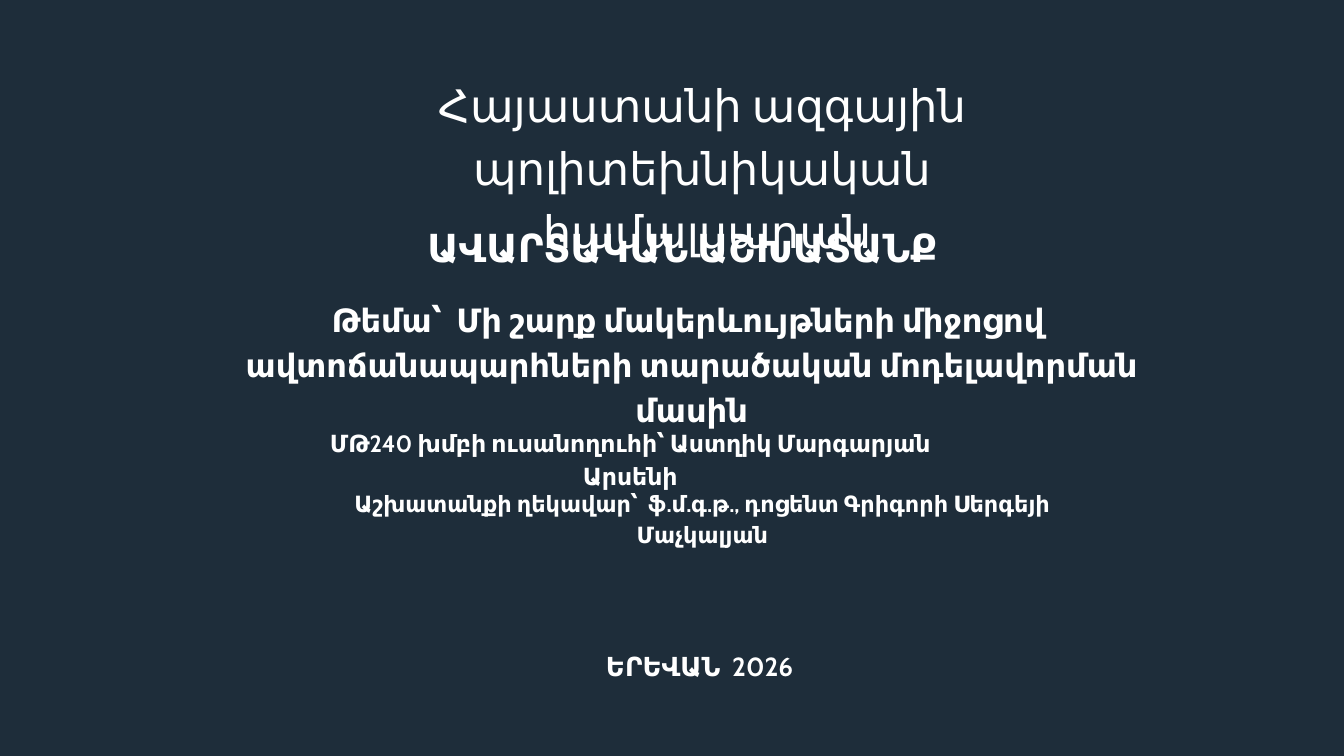
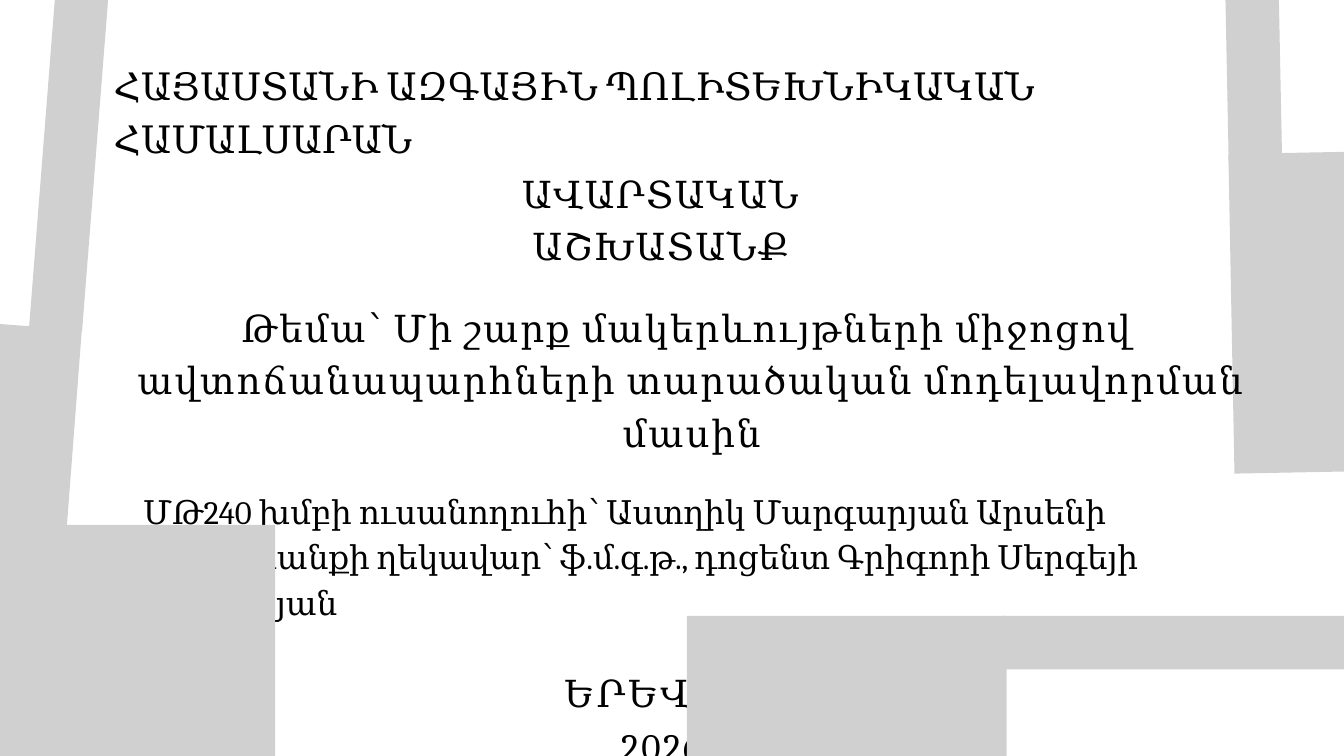
Before and after one commit to AstxMargaryan/mi_sharq_makerevuytneri_mijocov_avtochanaprhneri_taracakan_modelavorman_masin, a slide deck: slide 1 of diplomayin.pptx. Drawn at 1344x756 pixels with LibreOffice and Linux fonts; fonts in the diff are those of the drawing; grey boxes stand for pictures. Boxes give left, top, right and bottom in pixels: in the first picture for what was removed or moved away, otherwise in the second. Text is boxed around its words. In the diff, an @@ line names an element or a change of style, - is before the commit and + after.

```diff
--- a/diplomayin.pptx
+++ b/diplomayin.pptx
@@ background #1E2D3A to #FFFFFF @@
@@ picture added at [29,0,109,332] @@
@@ picture added at [1221,0,1282,164] @@
@@ text at [114,71,1035,156]: text changed; size 48.1 to 40.5 pt; font Cabin to Cambria; text colour #FFFFFF to #000000 @@
-Հայաստանի ազգային պոլիտեխնիկական
-համալսարան
+ՀԱՅԱՍՏԱՆԻ ԱԶԳԱՅԻՆ ՊՈԼԻՏԵԽՆԻԿԱԿԱՆ ՀԱՄԱԼՍԱՐԱՆ
@@ picture added at [1228,147,1344,474] @@
@@ text "ԱՎԱՐՏԱԿԱՆ ԱՇԽԱՏԱՆՔ": place and size @@
-text "ԱՎԱՐՏԱԿԱՆ ԱՇԽԱՏԱՆՔ" at [427,230,937,264]
+text "ԱՎԱՐՏԱԿԱՆ ԱՇԽԱՏԱՆՔ" at [522,179,799,261]
@@ text "ԱՎԱՐՏԱԿԱՆ ԱՇԽԱՏԱՆՔ" at [522,179,799,261]: size 41.4 to 40 pt, font Cabin to Cambria, text colour #FFFFFF to #000000, letter spacing 0 to 1.4 pt, bold off; line spacing 58pt to 56pt @@
@@ text "Թեմա՝ Մի շարք մակերևույթների միջոցով": place and size @@
-text "Թեմա՝ Մի շարք մակերևույթների միջոցով" at [246,306,1138,429]
+text "Թեմա՝ Մի շարք մակերևույթների միջոցով" at [137,312,1243,454]
@@ text "Թեմա՝ Մի շարք մակերևույթների միջոցով" at [137,312,1243,454]: size 34.4 to 40 pt, font Cabin to Cambria, text colour #FFFFFF to #000000, letter spacing 0 to 2 pt, bold off; line spacing 48.1pt to 56pt @@
@@ picture added at [0,304,82,652] @@
@@ text removed at [418,433,931,490] @@
-ՄԹ240 խմբի ուսանողուհի՝ Աստղիկ Մարգարյան Արսենի
@@ text "ՄԹ240 խմբի ուսանողուհի՝ Աստղիկ Մարգարյան ...": place and size @@
-text "ՄԹ240 խմբի ուսանողուհի՝ Աստղիկ Մարգարյան ..." at [354,494,1050,517]
+text "ՄԹ240 խմբի ուսանողուհի՝ Աստղիկ Մարգարյան ..." at [143,498,1138,622]
@@ text at [259,498,1106,531]: paragraph added @@
+ՄԹ240 խմբի ուսանողուհի՝ Աստղիկ Մարգարյան Արսենի
@@ picture added at [0,525,276,756] @@
@@ text at [143,542,1138,622]: size 24 to 35 pt, font Cabin to Cambria, text colour #FFFFFF to #000000, letter spacing 0 to -0.2 pt, bold off in "Աշխատանքի ղեկավար՝ ֆ.մ.գ.թ., դոցենտ Գրիգորի Սերգեյի Մաչկալյա ..."; alignment centre to left; line spacing 33.6pt to 49pt @@
@@ picture added at [686,616,1006,756] @@
@@ picture added at [1002,616,1344,670] @@
@@ text "ԵՐԵՎԱՆ 2026": place and size @@
-text "ԵՐԵՎԱՆ 2026" at [606,656,793,677]
+text "ԵՐԵՎԱՆ 2026" at [564,677,755,715]
@@ text "ԵՐԵՎԱՆ 2026" at [564,677,755,715]: size 28.1 to 40 pt, font Cabin to Cambria, text colour #FFFFFF to #000000, letter spacing 0 to 2.7 pt, bold off; line spacing 39.3pt to 56pt @@
```
Also in this commit, not shown: 1 other slide changed, 26 slides added, 15 slides removed.
